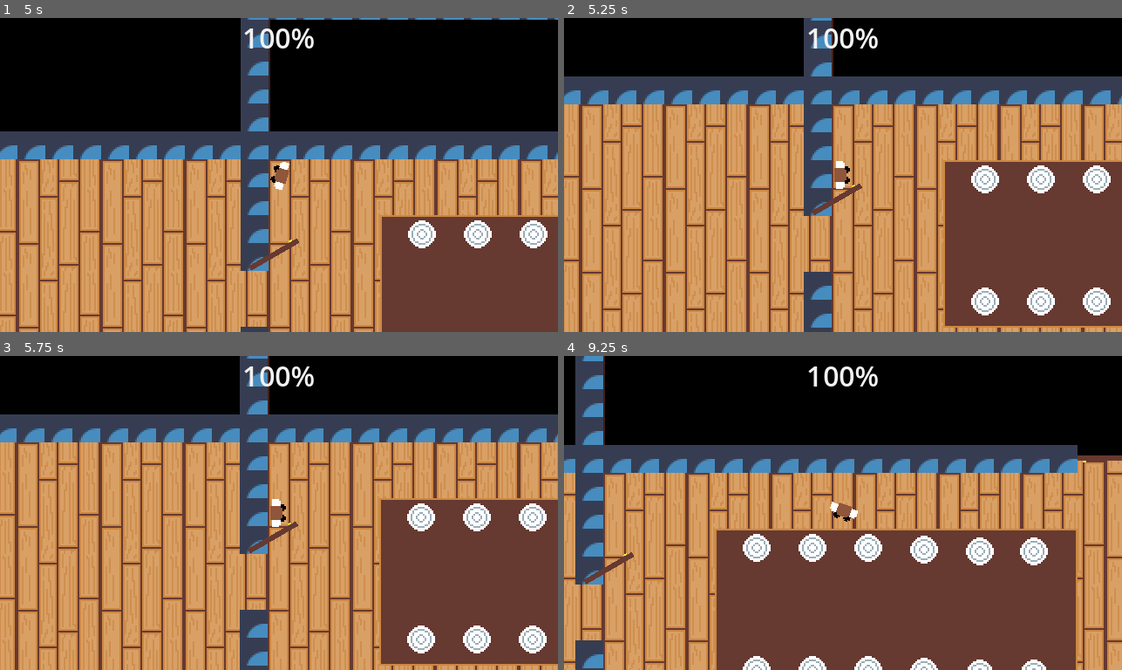
Above: before the commit, frames 1-4 (two rows, left to right).
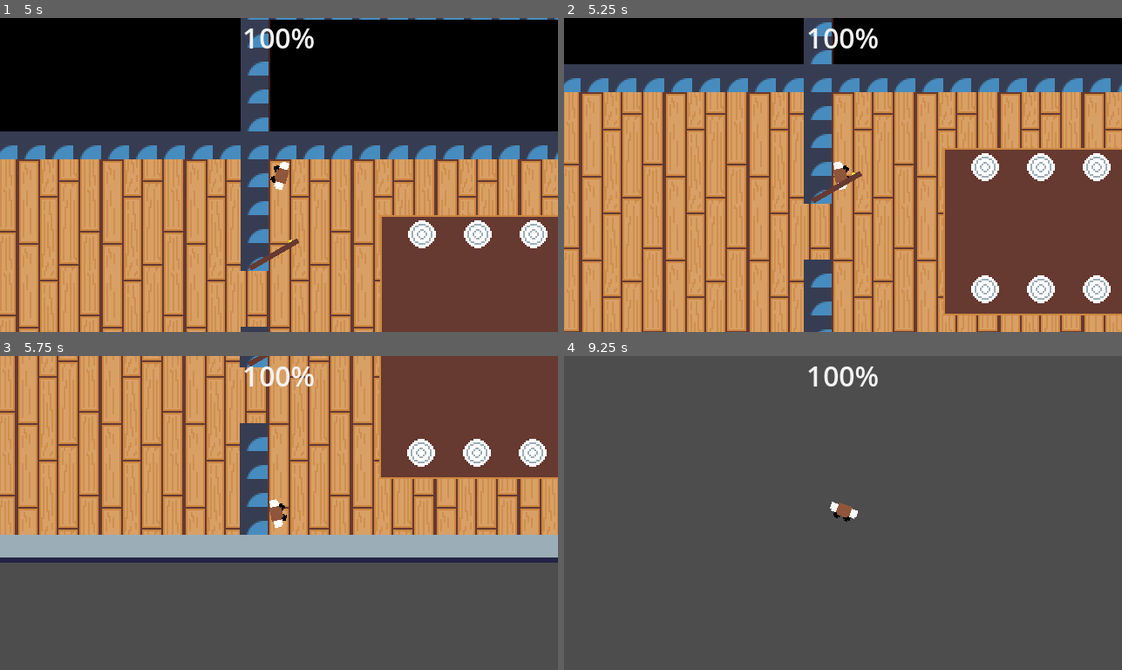
Above: after the commit, the same moments.

Repository: Access547/UWE-Game-Jam
Game: Godot game, scene res://Scenes/House level.tscn
Same seed, same stepped clock (60 frames per second), same inputs: the game is played once before the commit and once after it. The engine's default icon, where the game draws it, is replaced by a stand-in: a white triangle on a blue panel in a dark square.
Inputs (mouse positions are in pixels of both pictures, inside the frame that each line leads up to):
- Up to frame 1 (5 s): tap Enter at 0.5, 2.75, 4.25 s; move the mouse to (401, 159) at 0.52 s; hold D (move_right) 0.53-1.28 s; click (401, 159) at 0.6 s; move the mouse to (167, 190) at 1.27 s; hold S (move_down) 1.28-2.03 s; click (167, 190) at 1.35 s; tap Space at 2, 3.5 s; move the mouse to (334, 105) at 2.02 s; hold D (move_right) 2.03-2.78 s; click (334, 105) at 2.1 s; move the mouse to (251, 237) at 2.77 s; hold W (move_up) 2.78-3.53 s; click (251, 237) at 2.85 s; move the mouse to (446, 222) at 3.52 s; hold A (move_left) from 3.53 s (still down); click (446, 222) at 3.6 s; move the mouse to (111, 127) at 4.27 s; click (111, 127) at 4.35 s
- Up to frame 2 (5.25 s): tap Space at 5 s; move the mouse to (870, 175) at 5.02 s; release A (move_left) at 5.03 s; hold S (move_down) from 5.03 s (still down); click (870, 175) at 5.1 s
- Up to frame 3 (5.75 s): keep holding S (move_down)
- Up to frame 4 (9.25 s): move the mouse to (759, 434) at 5.77 s; release S (move_down) at 5.78 s; hold D (move_right) 5.78-6.53 s; click (759, 434) at 5.85 s; move the mouse to (965, 497) at 6.52 s; hold W (move_up) 6.53-7.28 s; click (965, 497) at 6.6 s; move the mouse to (731, 528) at 7.27 s; hold D (move_right) 7.28-8.03 s; click (731, 528) at 7.35 s; move the mouse to (898, 443) at 8.02 s; hold S (move_down) 8.03-8.78 s; click (898, 443) at 8.1 s; move the mouse to (815, 575) at 8.77 s; hold A (move_left) from 8.78 s (still down); click (815, 575) at 8.85 s

Frame 1 is identical in both runs. In frame 2, 21% of the frame differs, in the area x 0-100%, y 0-100%; in frame 3, 79%; in frame 4, 91%.

Commit message:
Added basic dialog system
Doesn't work with character yet

Diff:
--- a/Scenes/House.tscn
+++ b/Scenes/House.tscn
@@ -616,8 +616,9 @@
 position = Vector2(-172, 3)
 shape = SubResource("RectangleShape2D_8oam8")
 
-[node name="Goop" parent="." instance=ExtResource("5_74jkv")]
+[node name="Goop" parent="." node_paths=PackedStringArray("player") instance=ExtResource("5_74jkv")]
 position = Vector2(108, 5)
+player = NodePath("../Character")
 
 [node name="CollisionShape2D" type="CollisionShape2D" parent="Goop"]
 position = Vector2(71, -3.5)
--- /dev/null
+++ b/Scenes/dialog.tscn
@@ -0,0 +1,193 @@
+[gd_scene load_steps=8 format=3 uid="uid://b3jmvitkgdr6a"]
+
+[ext_resource type="Texture2D" uid="uid://tleedyfwtdxe" path="res://Assets/Art/Text box.png" id="1_kii76"]
+[ext_resource type="Script" path="res://Scripts/Text box.gd" id="2_8f6u2"]
+
+[sub_resource type="Animation" id="Animation_ycadn"]
+resource_name = "Bounce"
+length = 0.5
+loop_mode = 1
+tracks/0/type = "value"
+tracks/0/imported = false
+tracks/0/enabled = true
+tracks/0/path = NodePath(".:position")
+tracks/0/interp = 1
+tracks/0/loop_wrap = true
+tracks/0/keys = {
+"times": PackedFloat32Array(0, 0.2, 0.5),
+"transitions": PackedFloat32Array(1, 1, 1),
+"update": 0,
+"values": [Vector2(258, 93), Vector2(258, 90), Vector2(258, 93)]
+}
+
+[sub_resource type="AnimationLibrary" id="AnimationLibrary_3stuf"]
+_data = {
+"Bounce": SubResource("Animation_ycadn")
+}
+
+[sub_resource type="Animation" id="Animation_px8wj"]
+resource_name = "Fade in"
+length = 0.4
+tracks/0/type = "value"
+tracks/0/imported = false
+tracks/0/enabled = true
+tracks/0/path = NodePath(".:position")
+tracks/0/interp = 1
+tracks/0/loop_wrap = true
+tracks/0/keys = {
+"times": PackedFloat32Array(0, 0.4),
+"transitions": PackedFloat32Array(1, 1),
+"update": 0,
+"values": [Vector2(-30, 117), Vector2(10, 117)]
+}
+tracks/1/type = "value"
+tracks/1/imported = false
+tracks/1/enabled = true
+tracks/1/path = NodePath(".:self_modulate")
+tracks/1/interp = 1
+tracks/1/loop_wrap = true
+tracks/1/keys = {
+"times": PackedFloat32Array(0, 0.4),
+"transitions": PackedFloat32Array(1, 1),
+"update": 0,
+"values": [Color(1, 1, 1, 0), Color(1, 1, 1, 1)]
+}
+tracks/2/type = "value"
+tracks/2/imported = false
+tracks/2/enabled = true
+tracks/2/path = NodePath("Text:self_modulate")
+tracks/2/interp = 1
+tracks/2/loop_wrap = true
+tracks/2/keys = {
+"times": PackedFloat32Array(0, 0.4),
+"transitions": PackedFloat32Array(1, 1),
+"update": 0,
+"values": [Color(1, 1, 1, 0), Color(1, 1, 1, 1)]
+}
+tracks/3/type = "value"
+tracks/3/imported = false
+tracks/3/enabled = true
+tracks/3/path = NodePath("Indicator:self_modulate")
+tracks/3/interp = 1
+tracks/3/loop_wrap = true
+tracks/3/keys = {
+"times": PackedFloat32Array(0, 0.4),
+"transitions": PackedFloat32Array(1, 1),
+"update": 0,
+"values": [Color(1, 1, 1, 0), Color(1, 1, 1, 1)]
+}
+
+[sub_resource type="Animation" id="Animation_3i3bd"]
+resource_name = "Fade out"
+length = 0.4
+tracks/0/type = "value"
+tracks/0/imported = false
+tracks/0/enabled = true
+tracks/0/path = NodePath(".:position")
+tracks/0/interp = 1
+tracks/0/loop_wrap = true
+tracks/0/keys = {
+"times": PackedFloat32Array(0, 0.4),
+"transitions": PackedFloat32Array(1, 1),
+"update": 0,
+"values": [Vector2(10, 117), Vector2(40, 117)]
+}
+tracks/1/type = "value"
+tracks/1/imported = false
+tracks/1/enabled = true
+tracks/1/path = NodePath(".:self_modulate")
+tracks/1/interp = 1
+tracks/1/loop_wrap = true
+tracks/1/keys = {
+"times": PackedFloat32Array(0, 0.4),
+"transitions": PackedFloat32Array(1, 1),
+"update": 0,
+"values": [Color(1, 1, 1, 1), Color(1, 1, 1, 0)]
+}
+tracks/2/type = "value"
+tracks/2/imported = false
+tracks/2/enabled = true
+tracks/2/path = NodePath("Text:self_modulate")
+tracks/2/interp = 1
+tracks/2/loop_wrap = true
+tracks/2/keys = {
+"times": PackedFloat32Array(0, 0.4),
+"transitions": PackedFloat32Array(1, 1),
+"update": 0,
+"values": [Color(1, 1, 1, 1), Color(1, 1, 1, 0)]
+}
+tracks/3/type = "value"
+tracks/3/imported = false
+tracks/3/enabled = true
+tracks/3/path = NodePath("Indicator:self_modulate")
+tracks/3/interp = 1
+tracks/3/loop_wrap = true
+tracks/3/keys = {
+"times": PackedFloat32Array(0, 0.4),
+"transitions": PackedFloat32Array(1, 1),
+"update": 0,
+"values": [Color(1, 1, 1, 1), Color(1, 1, 1, 0)]
+}
+
+[sub_resource type="AnimationLibrary" id="AnimationLibrary_5j6rf"]
+_data = {
+"Fade in": SubResource("Animation_px8wj"),
+"Fade out": SubResource("Animation_3i3bd")
+}
+
+[node name="Dialog" type="Control"]
+layout_mode = 3
+anchors_preset = 15
+anchor_right = 1.0
+anchor_bottom = 1.0
+grow_horizontal = 2
+grow_vertical = 2
+
+[node name="Text box" type="TextureRect" parent="."]
+layout_mode = 1
+anchors_preset = 7
+anchor_left = 0.5
+anchor_top = 1.0
+anchor_right = 0.5
+anchor_bottom = 1.0
+offset_left = -150.0
+offset_top = -63.0
+offset_right = 150.0
+offset_bottom = -9.0
+grow_horizontal = 2
+grow_vertical = 0
+texture = ExtResource("1_kii76")
+expand_mode = 1
+script = ExtResource("2_8f6u2")
+dialog = ["Hi there son!", "Wow you look like you're in a rush!", "I won't use up anymore of your precious time!"]
+
+[node name="Text" type="RichTextLabel" parent="Text box"]
+layout_mode = 0
+offset_left = 9.0
+offset_top = 4.0
+offset_right = 262.0
+offset_bottom = 51.0
+text = "TEST TEXT TEST TEXT TEST TEXT TEST TEXT "
+
+[node name="Indicator" type="Polygon2D" parent="Text box"]
+position = Vector2(258, 93)
+polygon = PackedVector2Array(10, -56, 31, -56, 20, -45)
+
+[node name="AnimationPlayer" type="AnimationPlayer" parent="Text box/Indicator"]
+libraries = {
+"": SubResource("AnimationLibrary_3stuf")
+}
+autoplay = "Bounce"
+
+[node name="Timer" type="Timer" parent="Text box"]
+wait_time = 2.0
+one_shot = true
+autostart = true
+
+[node name="AnimationPlayer" type="AnimationPlayer" parent="Text box"]
+libraries = {
+"": SubResource("AnimationLibrary_5j6rf")
+}
+autoplay = "Fade in"
+
+[connection signal="timeout" from="Text box/Timer" to="Text box" method="_on_timer_timeout"]
--- /dev/null
+++ b/Scripts/Text box.gd
@@ -0,0 +1,38 @@
+extends TextureRect
+
+@export var dialog = []
+@export var textSpeed: float = 0.05
+
+@onready var text = $Text
+@onready var timer = $Timer
+@onready var textAnim = $AnimationPlayer
+
+var currentText = 0
+var canProgress = false
+
+func _ready():
+	text.text = dialog[currentText]
+
+
+func _process(delta):
+	text.visible_ratio = ((timer.wait_time - (timer.time_left)) / timer.wait_time)
+
+	if Input.is_action_just_pressed("kick") and canProgress == true:
+		currentText += 1
+		UpdateText()
+
+
+func UpdateText():
+	canProgress = false
+	if currentText <= dialog.size() - 1:
+		text.text = dialog[currentText]
+		timer.start(2)
+
+	else:
+		textAnim.play("Fade out")
+		if textAnim.current_animation == "Fade out" and text.self_modulate.a == 0:
+			queue_free()
+
+
+func _on_timer_timeout():
+	canProgress = true
--- a/Scripts/door.gd
+++ b/Scripts/door.gd
@@ -25,3 +25,4 @@
 		audio.pitch_scale = randf_range(0.9, 1.2)
 		audio.play()
 		opened = true
+		set_collision_layer_value(2, false)
Binary file added: Assets/Art/Text box.png
Not shown, added: Assets/Art/Text box.png.import
